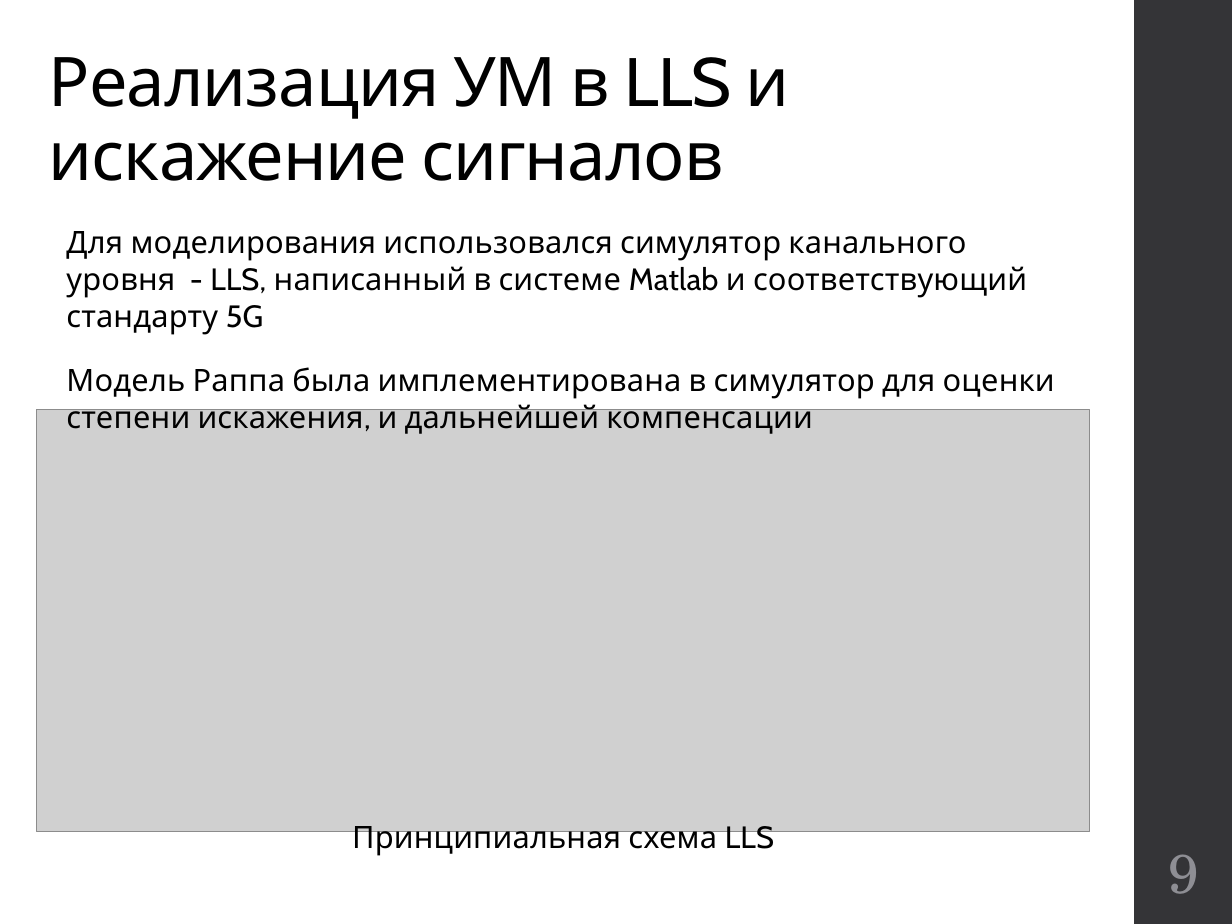
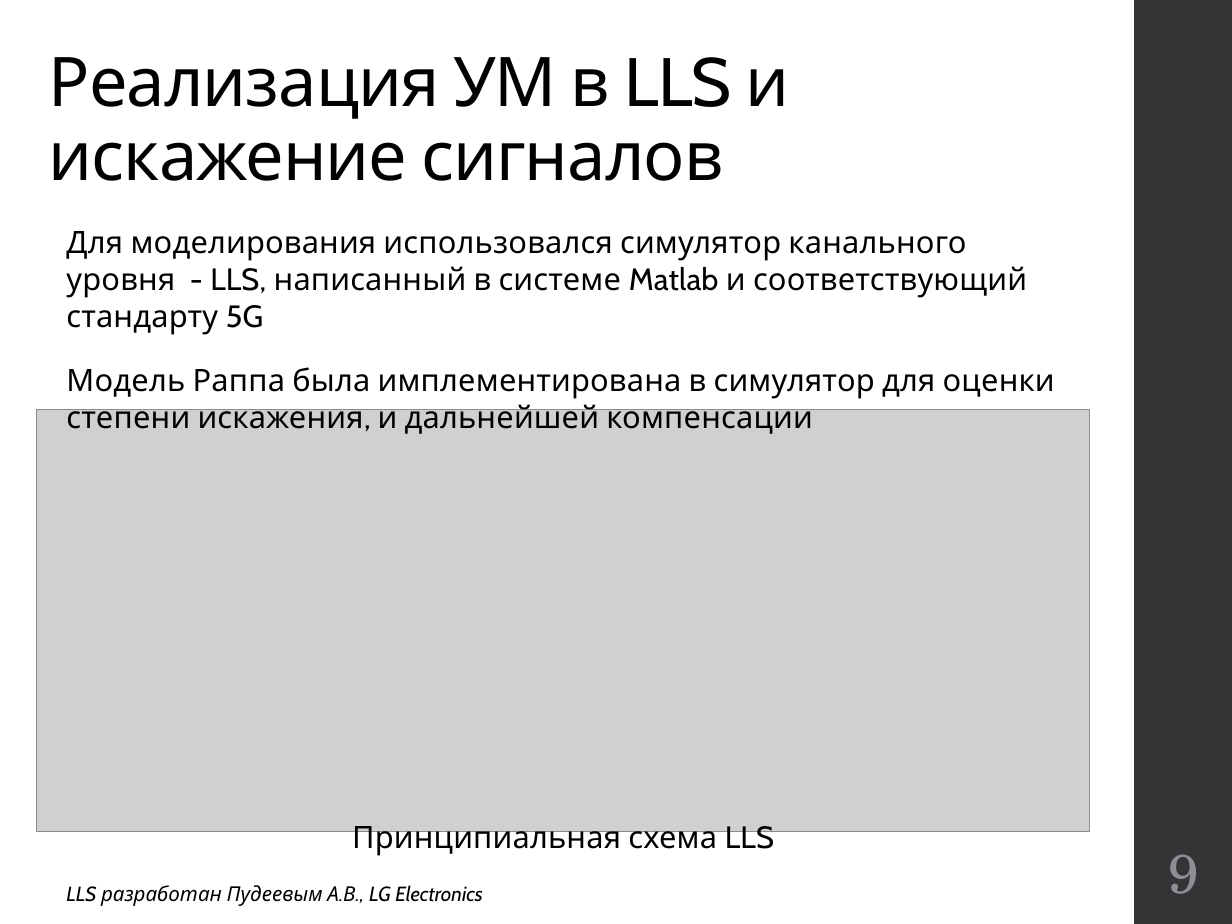
Before and after one commit to kannab98/graduation-paper, a slide deck: slide 9 of Presentation.pptx. Drawn at 1232x924 pixels with LibreOffice and Linux fonts; fonts in the diff are those of the drawing; grey boxes stand for pictures. Boxes give left, top, right and bottom in pixels: in the first picture for what was removed or moved away, otherwise in the second. Text is boxed around its words. In the diff, an @@ line names an element or a change of style, - is before the commit and + after.

```diff
--- a/Presentation.pptx
+++ b/Presentation.pptx
@@ text added at bbox=[66, 885, 483, 906], 12 pt, text #000000, italic @@
+LLS разработан Пудеевым А.В., LG Electronics
```
Also in this commit, not shown: 8 other slides changed, 1 slide added, 10 other files.
